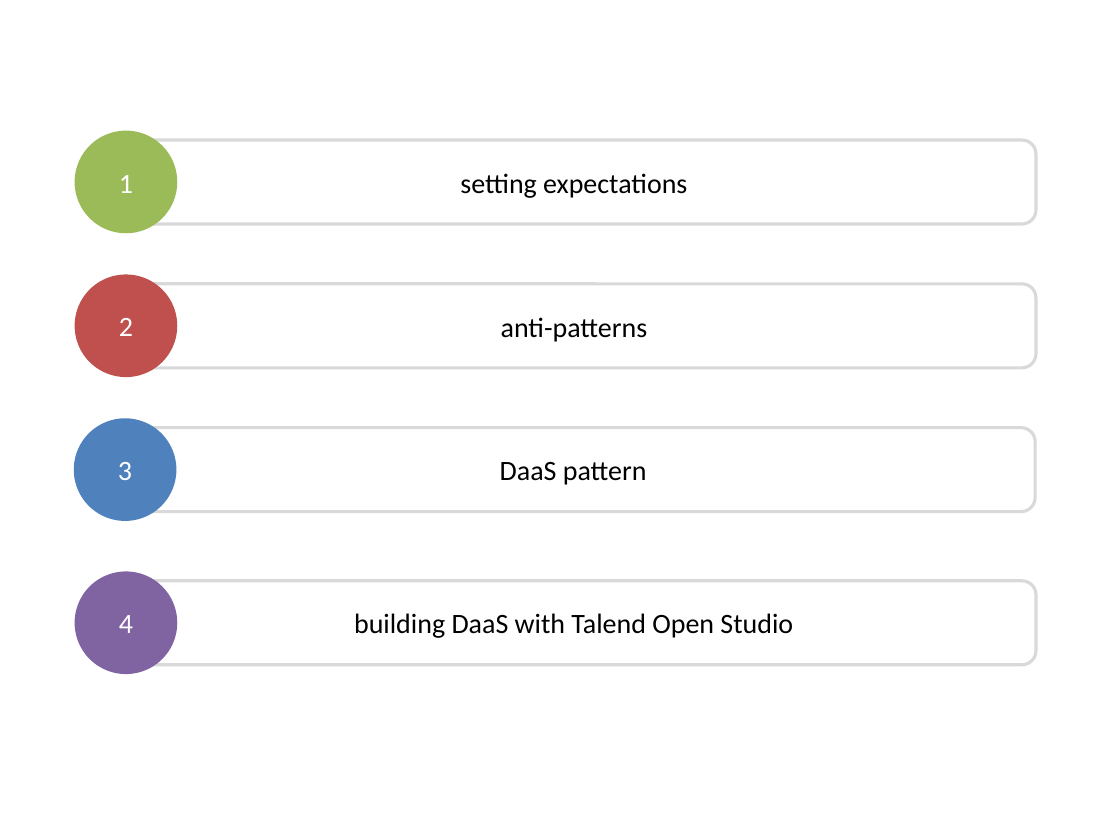
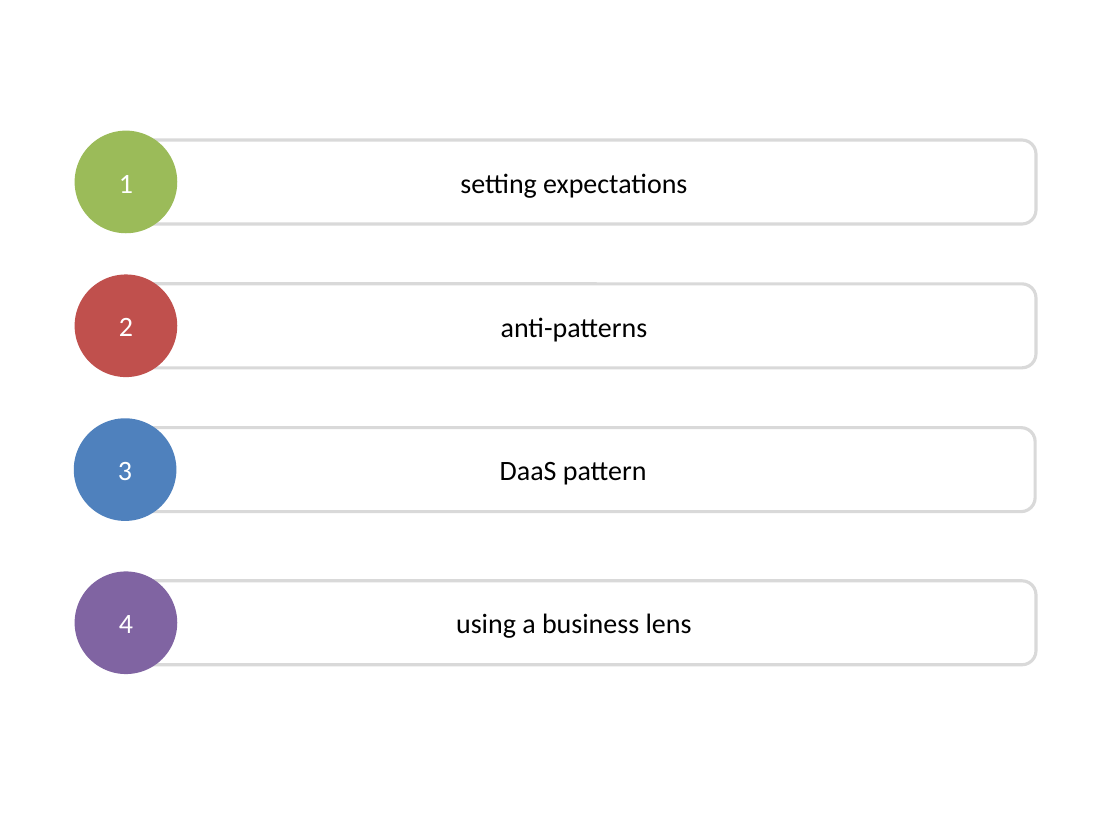
Before and after one commit to dsietz/daas, a slide deck: slide 43 of doc/Data as a Service.pptx. Drawn at 1120x840 pixels with LibreOffice and Linux fonts; fonts in the diff are those of the drawing. Boxes give left, top, right and bottom in pixels: in the first picture for what was removed or moved away, otherwise in the second. Text is boxed around its words. In the diff, an @@ line names an element or a change of style, - is before the commit and + after.

```diff
--- a/doc/Data as a Service.pptx
+++ b/doc/Data as a Service.pptx
@@ text in rounded rectangle at (x1=456, y1=613, x2=692, y2=638): text changed @@
-building DaaS with Talend Open Studio
+using a business lens
```
Also in this commit, not shown: 6 other slides changed, 6 slides added, 50 slides removed.
